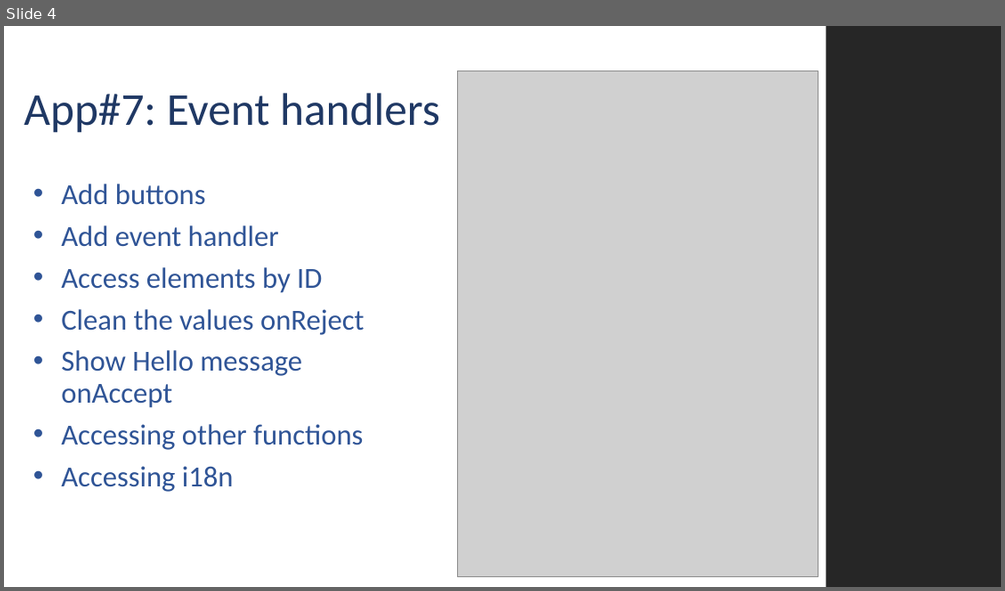
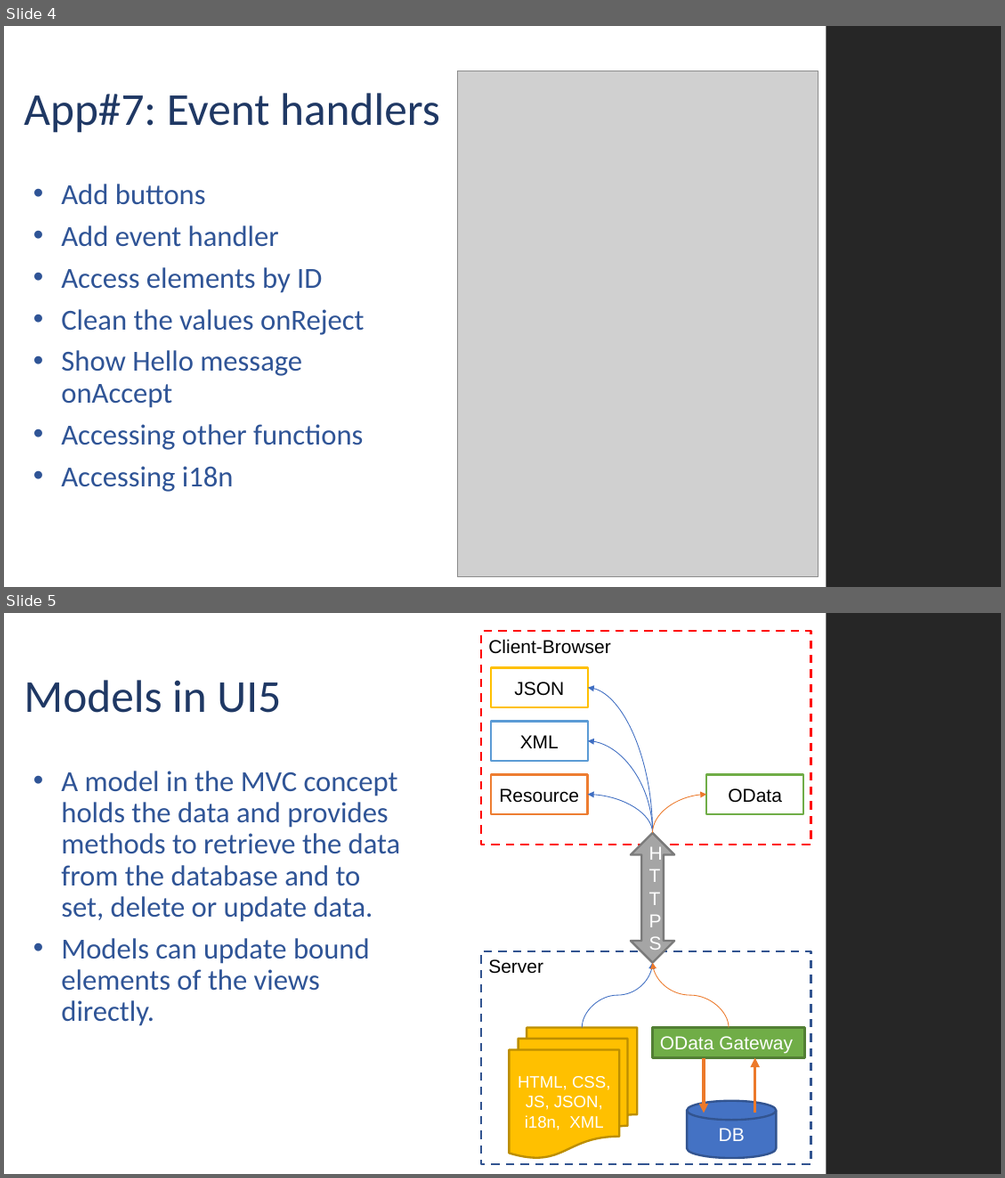
Before and after one commit to MJZSoft/OpenUI5Tutorial, a slide deck: Presentations/UI5_003.pptx. Shown one above the other, each under a label of ours: slide 4 before the commit, slides 4 and 5 after it. The pictures are 1005x591 and 1005x1178 pixels, drawn with LibreOffice and Linux fonts; fonts in the diff are those of the drawing; grey boxes stand for pictures; background and template pictures are left out. Boxes give left, top, right and bottom in pixels: in the first picture for what was removed or moved away, otherwise in the second. Text is boxed around its words. In the diff, an @@ line names an element or a change of style, - is before the commit and + after.

```diff
--- a/Presentations/UI5_003.pptx
+++ b/Presentations/UI5_003.pptx
@@ slide 5 added at (4,613,1001,1174), background #FFFFFF; not listed: 1 template element that a slide beside it also shows @@
@@ rectangle added at (481,631,811,844), outline #FF0000 2 pt dashed @@
@@ text added at (488,639,611,654), 18 pt, text #000000 @@
+Client-Browser
@@ title added at (24,680,281,713), 44 pt, text #1F3864 @@
+Models in UI5
@@ rectangle added at (491,667,588,707), fill #FFFFFF, outline #FFC000 2 pt, 18 pt, text #000000 @@
+JSON
@@ curved arrow added from (652, 833) to (588, 688), #3F6FC3 0.75 pt @@
@@ rectangle added at (491,722,588,761), fill #FFFFFF, outline #5B9BD5 2 pt, 18 pt, text #000000 @@
+XML
@@ curved arrow added from (652, 833) to (588, 741), #3F6FC3 0.75 pt @@
@@ text added at (61,771,401,1026), 28 pt, text #2F5496 @@
+• A model in the MVC concept holds the data and provides methods to retrieve the data from the database and to set, delete or update data.
+• Models can update bound elements of the views directly.
@@ rectangle added at (491,774,588,814), fill #FFFFFF, outline #ED7D31 2 pt, 18 pt, text #000000 @@
+Resource
@@ curved arrow added from (652, 833) to (588, 794), #3F6FC3 0.75 pt @@
@@ curved arrow added from (652, 833) to (707, 794), #EC792B 0.75 pt @@
@@ rectangle added at (707,774,804,814), fill #FFFFFF, outline #70AD47 2 pt, 18 pt, text #000000 @@
+OData
@@ up down arrow added at (631,833,675,962), fill #A5A5A5, outline #7A7A7A 2 pt, 18 pt, text #FFFFFF @@
+HTTPS
@@ rectangle added at (481,951,811,1164), outline #325491 2 pt dashed @@
@@ text added at (488,959,543,973), 18 pt, text #000000 @@
+Server
@@ curved arrow added from (582, 1027) to (652, 962), #3F6FC3 0.75 pt @@
@@ curved arrow added from (728, 1027) to (652, 962), #EC792B 0.75 pt @@
@@ flow chart multidocument added at (510,1027,638,1158), fill #FFC000, outline #BD8E00 2 pt, 16 pt, text #FFFFFF @@
+HTML, CSS, JS, JSON, i18n, XML
@@ rectangle added at (652,1027,805,1057), fill #70AD47, outline #538035 2 pt, 18 pt, text #FFFFFF @@
+OData Gateway
@@ arrow added from (704, 1058) to (704, 1112), #EC792B 3 pt @@
@@ arrow added from (755, 1112) to (755, 1058), #EC792B 3 pt @@
@@ cylinder added at (687,1101,776,1159), fill #4472C4, outline #325491 2 pt, 18 pt, text #FFFFFF @@
+DB
```
Also in this commit, not shown: 1 slide changed, 2 other slides added, 30 other files.
